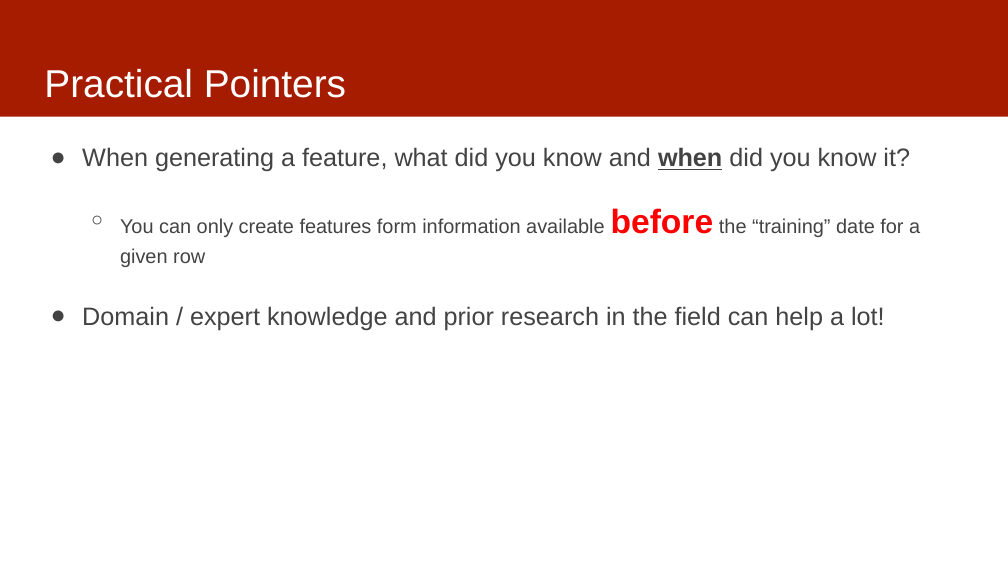
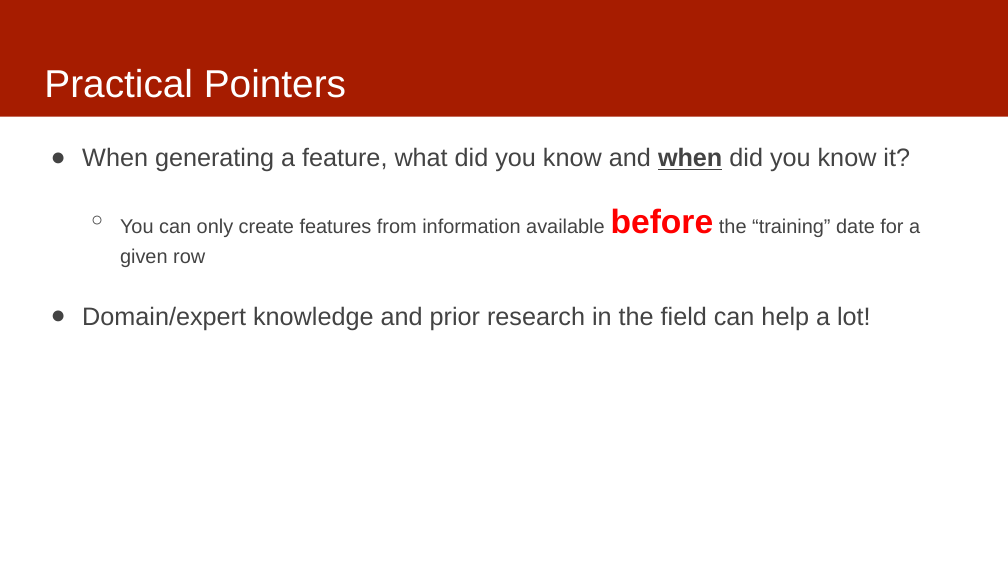
Before and after one commit to dssg/MLinPractice, a slide deck: slide 5 of Lectures/Lecture7-Features.pptx. Drawn at 1008x567 pixels with LibreOffice and Linux fonts; fonts in the diff are those of the drawing. Boxes give left, top, right and bottom in pixels: in the first picture for what was removed or moved away, otherwise in the second. Text is boxed around its words. In the diff, an @@ line names an element or a change of style, - is before the commit and + after.

Commit message:
:updated features

```diff
--- a/Lectures/Lecture7-Features.pptx
+++ b/Lectures/Lecture7-Features.pptx
@@ text at (x1=82, y1=208, x2=920, y2=330): text changed @@
-  ○ You can only create features form information available before the “training” date for a given row
-● Domain / expert knowledge and prior research in the field can help a lot!
+  ○ You can only create features from information available before the “training” date for a given row
+● Domain/expert knowledge and prior research in the field can help a lot!
```
Also in this commit, not shown: 2 other slides changed, 1 slide added.
